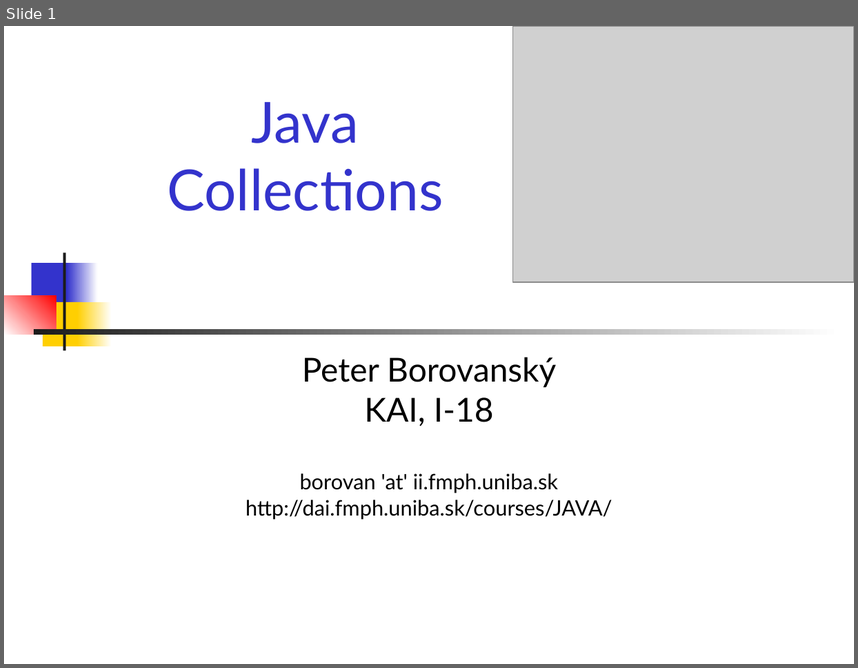
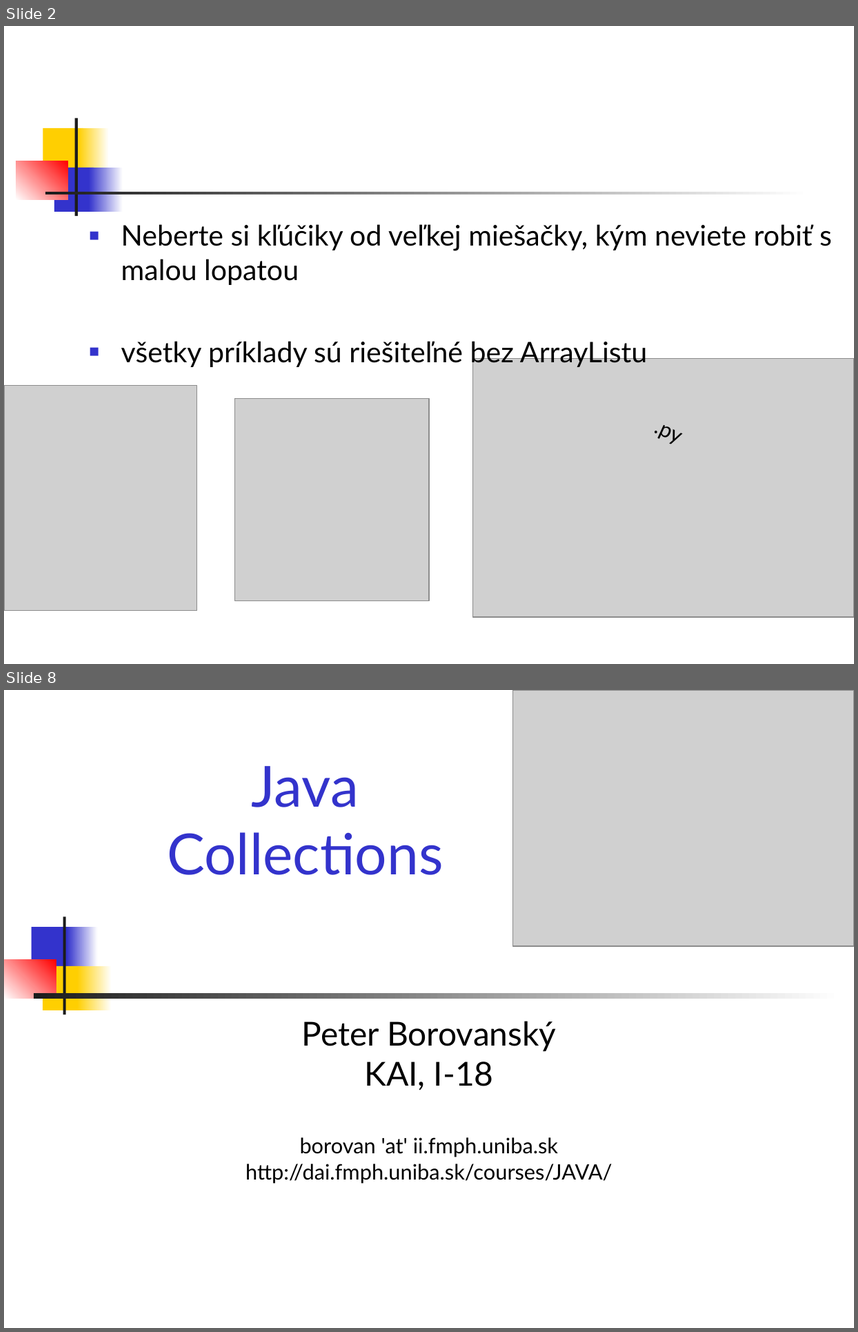
Before and after one commit to Programovanie4/Prednasky, a slide deck: 06/06_java.ppt. Shown one above the other, each under a label of ours: slide 1 before the commit, slides 2 and 8 after it; the slides between them are not shown. The pictures are 858x668 and 858x1332 pixels, drawn with LibreOffice and Linux fonts; fonts in the diff are those of the drawing; grey boxes stand for pictures. Boxes give left, top, right and bottom in pixels: in the first picture for what was removed or moved away, otherwise in the second. Text is boxed around its words. In the diff, an @@ line names an element or a change of style, - is before the commit and + after.

```diff
--- a/06/06_java.ppt
+++ b/06/06_java.ppt
@@ slide 2 added at box(4, 26, 854, 664), background #FFFFFF @@
@@ rectangle added at box(43, 128, 84, 172), fill #FFCF01 @@
@@ rectangle added at box(74, 118, 77, 216), fill #1C1C1C @@
@@ rectangle added at box(79, 128, 110, 172), fill gradient #FFCF01 to #FFFFFF @@
@@ rectangle added at box(16, 161, 67, 199), fill gradient #FFFFFF to #FF0000 @@
@@ rectangle added at box(54, 167, 93, 212), fill #3333CC @@
@@ rectangle added at box(89, 167, 123, 212), fill gradient #3333CC to #FFFFFF @@
@@ rectangle added at box(45, 192, 810, 194), fill gradient #1C1C1C to #FFFFFF @@
@@ text added at box(121, 224, 832, 368), 24 pt, text #000000 @@
+■ Neberte si kľúčiky od veľkej miešačky, kým neviete robiť s malou lopatou
+■ všetky príklady sú riešiteľné bez ArrayListu
@@ picture added at box(473, 359, 854, 617) @@
@@ picture added at box(4, 385, 197, 610) @@
@@ picture added at box(235, 399, 429, 600) @@
@@ text added at box(653, 425, 678, 443), 18 pt, text #000000 @@
+.py
@@ what was slide 1 is now slide 8 @@
```
Also in this commit, not shown: 7 slides changed, 6 other slides added, 3 other files.
